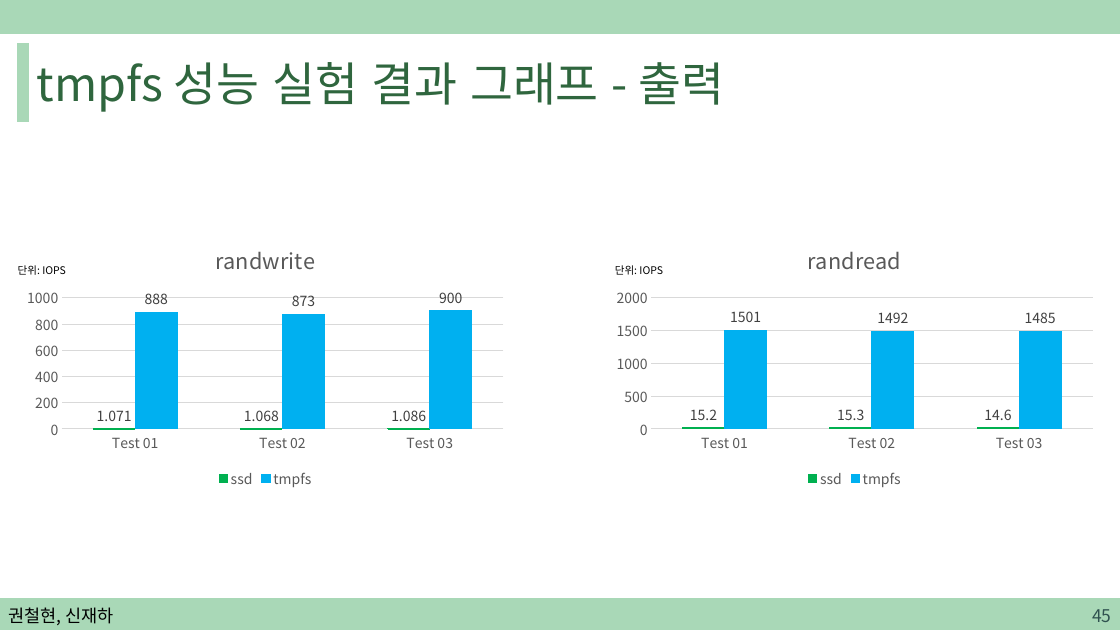
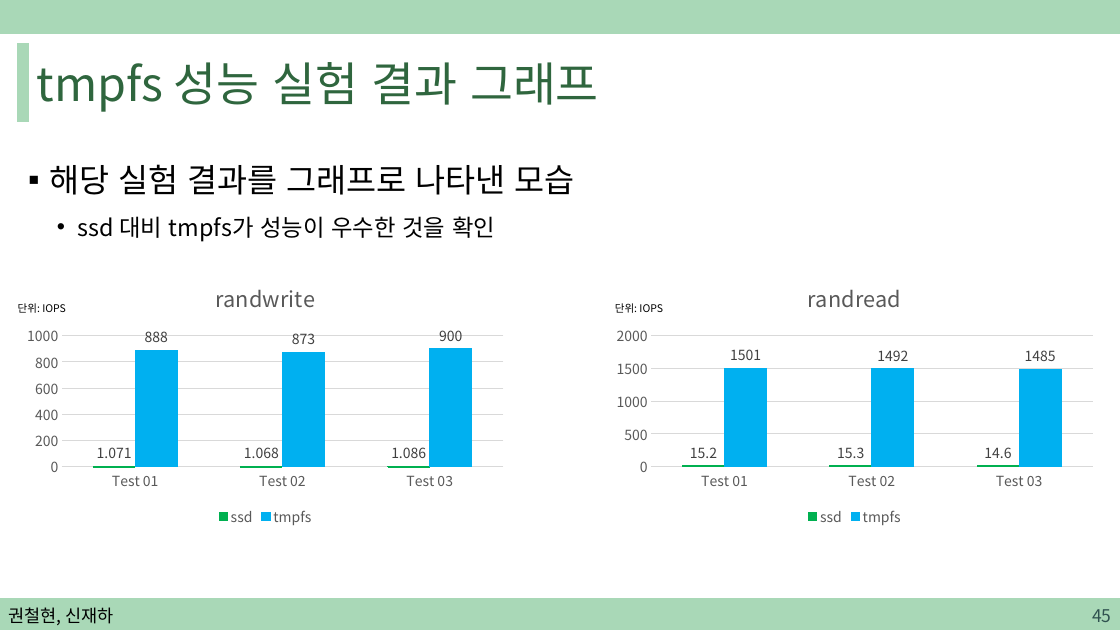
Before and after one commit to sjh4287/capston, a slide deck: slide 45 of 2022.02.18/권철현,신재하.pptx. Drawn at 1120x630 pixels with LibreOffice and Linux fonts; fonts in the diff are those of the drawing. Boxes give left, top, right and bottom in pixels: in the first picture for what was removed or moved away, otherwise in the second. Text is boxed around its words. In the diff, an @@ line names an element or a change of style, - is before the commit and + after.

Commit message:
ppt

```diff
--- a/2022.02.18/권철현,신재하.pptx
+++ b/2022.02.18/권철현,신재하.pptx
@@ title at (x1=37, y1=62, x2=599, y2=112): text changed @@
-tmpfs 성능 실험 결과 그래프 - 출력
+tmpfs 성능 실험 결과 그래프
@@ text added at (x1=49, y1=164, x2=575, y2=242), 20 pt, text #000000 @@
+▪ 해당 실험 결과를 그래프로 나타낸 모습
+  • ssd 대비 tmpfs가 성능이 우수한 것을 확인
@@ 2 column charts, 2 texts moved together from (x1=18, y1=228, x2=1103, y2=492) to (x1=18, y1=266, x2=1103, y2=530) @@
```
Also in this commit, not shown: 2 other slides changed.
